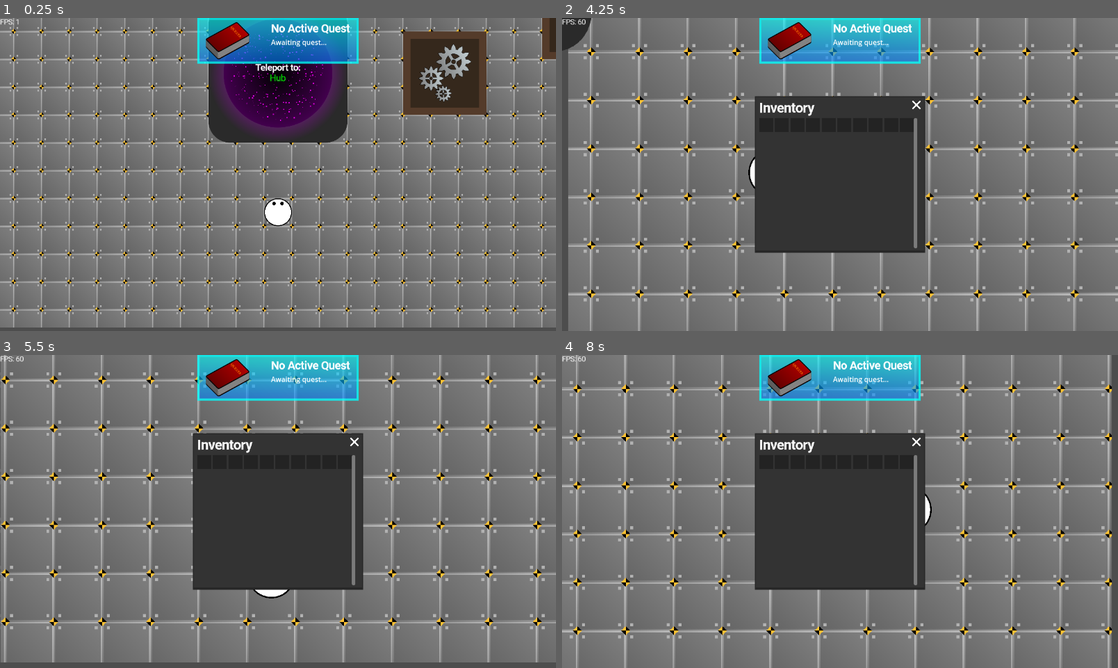
Above: before the commit, frames 1-4 (two rows, left to right).
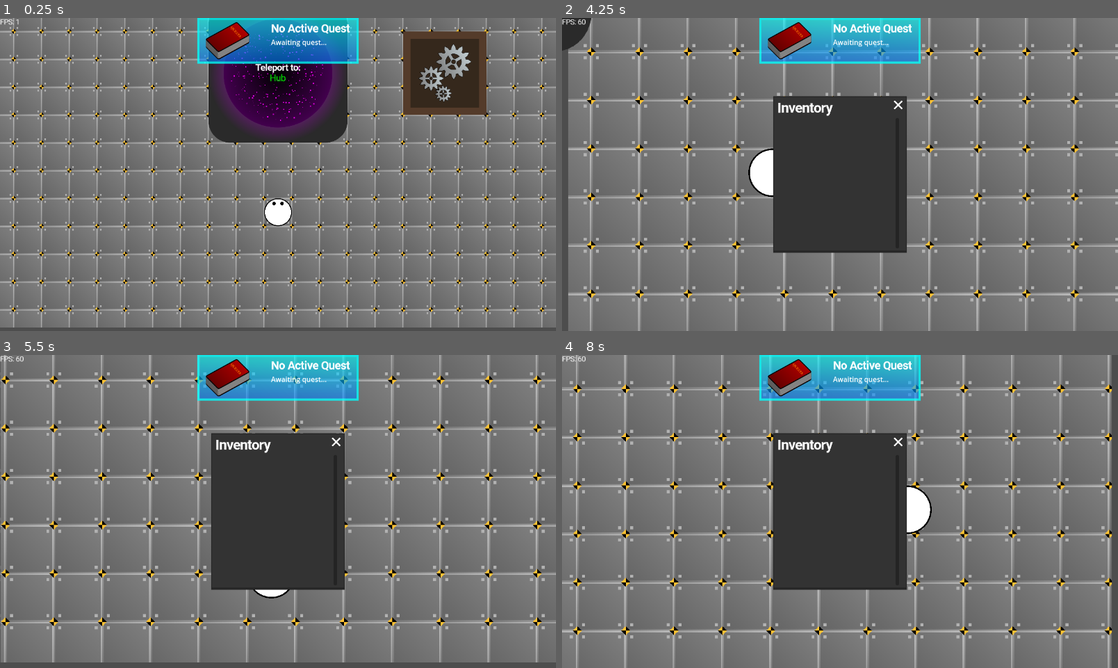
Above: after the commit, the same moments.

Repository: TrueSunGaming/industrial-revolution-2
Game: Godot game, scene res://scenes/main/main.tscn
The game is run twice, just before and just after one commit, with the same random seed, the same clock (stepped at 60 frames per second) and the same inputs.
Inputs (mouse positions are in pixels of both pictures, inside the frame that each line leads up to):
- Up to frame 1 (0.25 s): no input
- Up to frame 2 (4.25 s): move the mouse to (962, 158) at 0.52 s; hold D (right) 0.53-1.28 s; click (962, 158) at 0.6 s; move the mouse to (728, 190) at 1.27 s; hold S (down) 1.28-2.03 s; right-click (728, 190) at 1.35 s; click (728, 190) at 1.42 s; move the mouse to (895, 105) at 2.02 s; hold D (right) 2.03-2.78 s; hold Mouse wheel up (zoomin) 2.03-2.78 s; click (895, 105) at 2.17 s; move the mouse to (812, 237) at 2.77 s; hold W (up) 2.78-3.53 s; tap Mouse wheel down (zoomout) at 2.85 s; click (812, 237) at 2.92 s; move the mouse to (1006, 221) at 3.52 s; hold A (left) from 3.53 s (still down); hold Shift from 3.53 s (still down); click (1006, 221) at 3.67 s; tap E (inventory) at 4.15 s
- Up to frame 3 (5.5 s): move the mouse to (205, 461) at 4.27 s; release Shift at 4.28 s; click (205, 461) at 4.35 s; move the mouse to (222, 461) at 5.02 s; release A (left) at 5.03 s; hold S (down) from 5.03 s (still down); right-click (222, 461) at 5.1 s; click (222, 461) at 5.17 s
- Up to frame 4 (8 s): move the mouse to (795, 461) at 5.77 s; release S (down) at 5.78 s; hold D (right) 5.78-6.53 s; tap Mouse wheel up (zoomin) at 5.85 s; click (795, 461) at 5.92 s; move the mouse to (812, 461) at 6.52 s; hold W (up) 6.53-7.28 s; hold Mouse wheel down (zoomout) 6.53-7.28 s; click (812, 461) at 6.67 s; move the mouse to (828, 461) at 7.27 s; hold D (right) from 7.28 s (still down); tap Shift at 7.35 s; click (828, 461) at 7.42 s

The runs differ from the first frame. In frame 1, 0.3% of the frame differs, in the area x 97-100%, y 0-14%; in frame 2, 3.4%; in frame 3, 3.4%; in frame 4, 3.5%, in the area x 34-66%, y 24-76%.
Error after the commit: Invalid access to property or key 'sort_mode' on a base object of type 'Nil'. (res://scenes/ui/inventory/InventoryDisplay.gd:37)

Commit message:
add hover effect to ItemDisplay

Diff:
--- a/global/autoload/global.gd
+++ b/global/autoload/global.gd
@@ -2,6 +2,7 @@
 
 const alert_scene: PackedScene = preload("res://scenes/ui/dialog/Alert.tscn")
 const confirm_scene: PackedScene = preload("res://scenes/ui/dialog/Confirm.tscn")
+const white_blank32: CompressedTexture2D = preload("res://global/textures/blank32x32.png")
 
 class ConfirmResult extends RefCounted:
 	signal closed(result)
@@ -176,9 +177,11 @@
 	for i in sorted: parent.add_child(i)
 
 func create_blank_texture(size: Vector2i, color := Color(0, 0, 0, 0)) -> ImageTexture:
-	var data: PackedByteArray = []
-	for i in range(size.x * size.y): data.append_array([color.r8, color.g8, color.b8, color.a8])
-	return ImageTexture.create_from_image(Image.create_from_data(size.x, size.y, false, Image.FORMAT_RGBA8, data))
+	var img := Image.load_from_file("res://global/textures/blank32x32.png")
+	img.convert(Image.FORMAT_RGBA8)
+	img.resize(size.x, size.y)
+	img.fill(color)
+	return ImageTexture.create_from_image(img)
 
 func start_debug_timer() -> void:
 	debug_timer = Time.get_ticks_usec()
@@ -188,3 +191,6 @@
 
 func to_bool(val: Variant) -> bool:
 	return not not val
+
+func control_hovered(control: Control) -> bool:
+	return control.get_global_rect().has_point(control.get_global_mouse_position())
--- a/global/autoload/refs.gd
+++ b/global/autoload/refs.gd
@@ -8,7 +8,7 @@
 var factory: Factory
 var world_container: WorldContainer
 var hover_indicator: HoverIndicator
-var blank_texture := global.create_blank_texture(Vector2i(32, 32), Color(0, 0, 0, 0.3))
+var blank_texture := global.create_blank_texture(Vector2i(32, 32), Color("#242424"))
 
 const preloaded = [
 	# TileEntityData
--- a/global/inventory_sys/Inventory.gd
+++ b/global/inventory_sys/Inventory.gd
@@ -117,10 +117,12 @@
 	if not silent: items_changed.emit()
 	return count_added
 
-func add_items(items: Array[ItemStack], silent := false) -> Dictionary:
+func add_items(stacks: Array[ItemStack], silent := false) -> Dictionary:
+	if stacks.size() < 1: return {}
+
 	var res := {}
 
-	for i in items:
+	for i in stacks:
 		if res.has(i.item_id): res[i.item_id] += add_item(i, true)
 		else: res[i.item_id] = add_item(i, true)
 
@@ -135,6 +137,15 @@
 	items.filter(func (v: ItemStack): return v.item_id == item.item_id)[0].count -= item.count
 
 	simplify(true)
+
+	if not silent: items_changed.emit()
+	return true
+
+func take_items(stacks: Array[ItemStack], silent := false) -> bool:
+	if stacks.size() < 1: return true
+	if not has_atleast_all(stacks): return false
+
+	for i in stacks: take_item(i, true)
 
 	if not silent: items_changed.emit()
 	return true
@@ -154,15 +165,8 @@
 	if not silent: items_changed.emit()
 	return true
 
-func take_items(stacks: Array[ItemStack], silent := false) -> bool:
-	if not has_atleast_all(stacks): return false
-
-	for i in stacks: take_item(i, true)
-
-	if not silent: items_changed.emit()
-	return true
-
 func take_ingredients(ingredients: Array[RecipeIngredient], silent := false) -> bool:
+	if ingredients.size() < 1: return true
 	if not has_atleast_all_ingredients(ingredients): return false
 
 	for i in ingredients: take_ingredient(i, true)
@@ -177,8 +181,8 @@
 	output_inventory.add_items(recipe.result, true)
 
 	if not silent:
-		items_changed.emit()
-		output_inventory.items_changed.emit()
+		if recipe.ingredients.size() > 0: items_changed.emit()
+		if recipe.result.size() > 0: output_inventory.items_changed.emit()
 
 	return true
 
--- a/scenes/factory/Factory.tscn
+++ b/scenes/factory/Factory.tscn
@@ -24,17 +24,10 @@
 position = Vector2(5, -1)
 rotation = 0.0
 
-[sub_resource type="Resource" id="Resource_ms16q"]
-script = ExtResource("7_dmbtu")
-recipe_id = ""
-data_id = "assembler_1"
-position = Vector2(10, -3)
-rotation = 0.0
-
 [sub_resource type="Resource" id="Resource_8a7mi"]
 script = ExtResource("7_d3m5u")
 tile_size = Vector2(64, 64)
-tiles = Array[Resource("res://scenes/factory/tile_sys/TileEntityInstance.gd")]([SubResource("Resource_21rki"), SubResource("Resource_x7dio"), SubResource("Resource_ms16q")])
+tiles = Array[Resource("res://scenes/factory/tile_sys/TileEntityInstance.gd")]([SubResource("Resource_21rki"), SubResource("Resource_x7dio")])
 
 [node name="Factory" type="Node2D"]
 script = ExtResource("1_x1roo")
--- a/scenes/ui/PickedUpItem.gd
+++ b/scenes/ui/PickedUpItem.gd
@@ -5,4 +5,5 @@
 	stack = global.item_on_mouse
 
 func _process(delta: float) -> void:
+	super(delta)
 	global_position = get_global_mouse_position() - texture.get_size() / 2
--- a/scenes/ui/inventory/InventoryDisplay.gd
+++ b/scenes/ui/inventory/InventoryDisplay.gd
@@ -11,12 +11,7 @@
 
 		update()
 
-@export_enum("Disabled", "Name", "Quantity") var sort_mode := "Disabled"
-@export var accepts_input := true
-@export var extra_rows := 1
-@export var shift_inventory: Inventory
-@export var items_pickable := false
-@export var items_droppable := false
+@export var config: InventoryDisplayConfig
 
 func update() -> void:
 	if inventory.needs_simplify: return inventory.simplify()
@@ -37,16 +32,9 @@
 	for i in inventory.items:
 		if rendered_ids.has(i.item_id): continue
 
-		var display := ItemDisplay.new()
-		display.stack = i
-		display.inventory = inventory
-		display.shift_inventory = shift_inventory
-		display.pickable = items_pickable
-		display.droppable = items_droppable
+		add_child(ItemDisplay.new(i, inventory, config))
 
-		add_child(display)
-
-	match sort_mode:
+	match config.sort_mode:
 		"Name":
 			global.sort_children(self, func (a: ItemDisplay, b: ItemDisplay):
 				return a.stack.item.name.naturalnocasecmp_to(b.stack.item.name) < 0
@@ -60,10 +48,6 @@
 	var last_row := get_child_count() % columns
 	var rows: int = ceil(float(get_child_count()) / float(columns))
 
-	for i in range((rows + extra_rows) * columns - last_row):
-		var blank := ItemDisplay.new()
-		blank.inventory = inventory
-		blank.shift_inventory = shift_inventory
-		blank.pickable = items_pickable
-		blank.droppable = items_droppable
+	for i in range((rows + config.extra_rows) * columns - last_row):
+		var blank := ItemDisplay.new(null, inventory, config)
 		add_child(blank)
--- /dev/null
+++ b/scenes/ui/inventory/InventoryDisplayConfig.gd
@@ -0,0 +1,10 @@
+class_name InventoryDisplayConfig extends ItemDisplayConfig
+
+enum SortMode {
+	DISABLED,
+	NAME,
+	QUANTITY
+}
+
+@export var sort_mode := SortMode.DISABLED
+@export var extra_rows = 1
--- a/scenes/ui/inventory/ItemDisplay.gd
+++ b/scenes/ui/inventory/ItemDisplay.gd
@@ -1,4 +1,6 @@
 class_name ItemDisplay extends TextureRect
+
+const hsva_modulate_shader: VisualShader = preload("res://global/shaders/hsva_modulate.tres")
 
 @export var stack: ItemStack:
 	set(val):
@@ -6,12 +8,48 @@
 
 		update()
 
-@export var pickable := false
-@export var droppable := false
+@export var config: ItemDisplayConfig:
+	set(val):
+		if val == config: return
+		config = val
+
+		if config: apply_config()
+
 @export var inventory: Inventory
-@export var shift_inventory: Inventory
+
+var hover_effect := false:
+	set(val):
+		if val == hover_effect: return
+		hover_effect = val
+
+		var mat := ShaderMaterial.new()
+		mat.shader = hsva_modulate_shader
+
+		material = mat if val else null
+
+var pickable := false
+var accepts_input := false
+var shift_inventory: Inventory
 
 var count_label: Label
+var hover_effect_active := false
+
+var hsva_modulate: Vector4:
+	get:
+		if not (hover_effect and global.control_hovered(self)): return Vector4(1, 1, 1, 1)
+		if not stack: return Vector4(1, 1, 2, 1)
+		return Vector4(1, 1, 1.3, 1)
+
+func _init(stack: ItemStack = null, inventory: Inventory = null, config := ItemDisplayConfig.new()) -> void:
+	self.stack = stack
+	self.inventory = inventory
+	self.config = config
+
+func apply_config() -> void:
+	pickable = config.pickable
+	accepts_input = config.accepts_input
+	hover_effect = config.hover_effect
+	shift_inventory = config.shift_inventory
 
 func _ready() -> void:
 	count_label = Label.new()
@@ -53,7 +91,7 @@
 	if inventory: inventory.take_item(ItemStack.new(stack.item_id, amount_added))
 
 func drop_item(half := false) -> void:
-	if not droppable: return
+	if not accepts_input: return
 
 	var half_stack: ItemStack = ItemStack.new(global.item_on_mouse.item_id, ceil(global.item_on_mouse.count / 2.0)) if half else global.item_on_mouse
 
@@ -79,3 +117,11 @@
 func swap_with_mouse(half := false) -> void:
 	if global.item_on_mouse: return drop_item(half)
 	if stack: put_on_mouse(half)
+
+func update_hover_effect() -> void:
+	if not material: return
+
+	material.set_shader_parameter("modulate", hsva_modulate)
+
+func _process(delta: float) -> void:
+	update_hover_effect()
--- /dev/null
+++ b/scenes/ui/inventory/ItemDisplayConfig.gd
@@ -0,0 +1,6 @@
+class_name ItemDisplayConfig extends Resource
+
+@export var hover_effect := false
+@export var pickable := false
+@export var accepts_input := false
+@export var shift_inventory: Inventory
--- a/scenes/ui/inventory/machine/MachineUI.gd
+++ b/scenes/ui/inventory/machine/MachineUI.gd
@@ -22,13 +22,13 @@
 	progress_bar.custom_minimum_size.x = progress_bar_container.size.x - recipe_display.size.x - 4
 	input_display.inventory = machine.input_inventory
 	output_display.inventory = machine.output_inventory
-	player_inventory.shift_inventory = machine.input_inventory
+	player_inventory.config.shift_inventory = machine.input_inventory
 	title = tile_data.name
 
 func _ready() -> void:
 	player_inventory.inventory = refs.player.inventory
-	input_display.shift_inventory = refs.player.inventory
-	output_display.shift_inventory = refs.player.inventory
+	input_display.config.shift_inventory = refs.player.inventory
+	output_display.config.shift_inventory = refs.player.inventory
 
 func _on_recipe_display_set_recipe(id: String) -> void:
 	machine.recipe_id = id
--- a/scenes/ui/inventory/machine/MachineUI.tscn
+++ b/scenes/ui/inventory/machine/MachineUI.tscn
@@ -6,6 +6,15 @@
 [ext_resource type="FontFile" uid="uid://dusslt718slnd" path="res://global/fonts/Roboto-Regular.ttf" id="3_p68w3"]
 [ext_resource type="StyleBox" uid="uid://cgcf884o18l5q" path="res://scenes/ui/ScrollContainerStyleBox.tres" id="4_k0fam"]
 [ext_resource type="Script" path="res://scenes/ui/inventory/RecipeDisplay.gd" id="6_2u4ex"]
+[ext_resource type="Script" path="res://scenes/ui/inventory/InventoryDisplayConfig.gd" id="6_nlmln"]
+
+[sub_resource type="Resource" id="Resource_vt00i"]
+script = ExtResource("6_nlmln")
+sort_mode = 2
+extra_rows = 1
+hover_effect = true
+pickable = true
+accepts_input = true
 
 [sub_resource type="StyleBoxEmpty" id="StyleBoxEmpty_4hrmn"]
 
@@ -25,6 +34,22 @@
 corner_radius_top_right = 10
 corner_radius_bottom_right = 10
 corner_radius_bottom_left = 10
+
+[sub_resource type="Resource" id="Resource_bbm00"]
+script = ExtResource("6_nlmln")
+sort_mode = 2
+extra_rows = 1
+hover_effect = true
+pickable = true
+accepts_input = true
+
+[sub_resource type="Resource" id="Resource_78ukb"]
+script = ExtResource("6_nlmln")
+sort_mode = 2
+extra_rows = 1
+hover_effect = true
+pickable = true
+accepts_input = false
 
 [node name="UIPanel" instance=ExtResource("1_7d8t5")]
 script = ExtResource("2_asabe")
@@ -52,9 +77,7 @@
 layout_mode = 2
 columns = 10
 script = ExtResource("2_plmre")
-sort_mode = "Quantity"
-items_pickable = true
-items_droppable = true
+config = SubResource("Resource_vt00i")
 
 [node name="VSeparator" type="VSeparator" parent="PanelContent/HBoxContainer" index="1"]
 layout_mode = 2
@@ -105,9 +128,7 @@
 layout_mode = 2
 columns = 10
 script = ExtResource("2_plmre")
-sort_mode = "Quantity"
-items_pickable = true
-items_droppable = true
+config = SubResource("Resource_bbm00")
 
 [node name="Output" type="VBoxContainer" parent="PanelContent/HBoxContainer/VBoxContainer2/TabContainer" index="3"]
 visible = false
@@ -117,8 +138,6 @@
 layout_mode = 2
 columns = 10
 script = ExtResource("2_plmre")
-sort_mode = "Quantity"
-accepts_input = false
-items_pickable = true
+config = SubResource("Resource_78ukb")
 
 [connection signal="set_recipe" from="PanelContent/HBoxContainer/VBoxContainer2/TabContainer/Craft/HBoxContainer/RecipeDisplay" to="." method="_on_recipe_display_set_recipe"]
Binary file added: global/textures/blank32x32.png
Not shown, added: global/textures/blank32x32.png.import
Not shown: 1 places in scenes/factory/Factory.tscn that only renumber resources
Not shown: 1 places in scenes/ui/inventory/machine/MachineUI.tscn that only renumber resources
